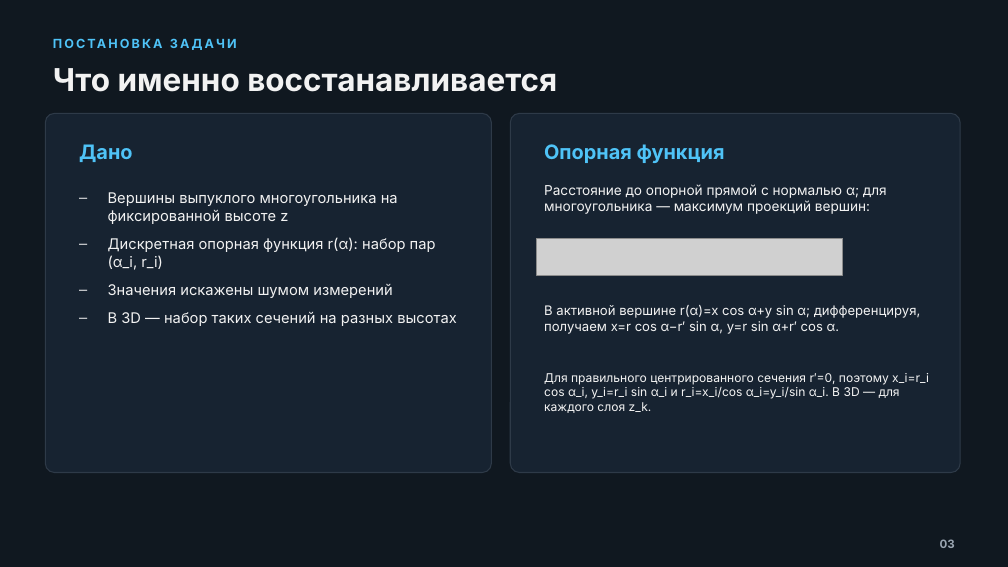
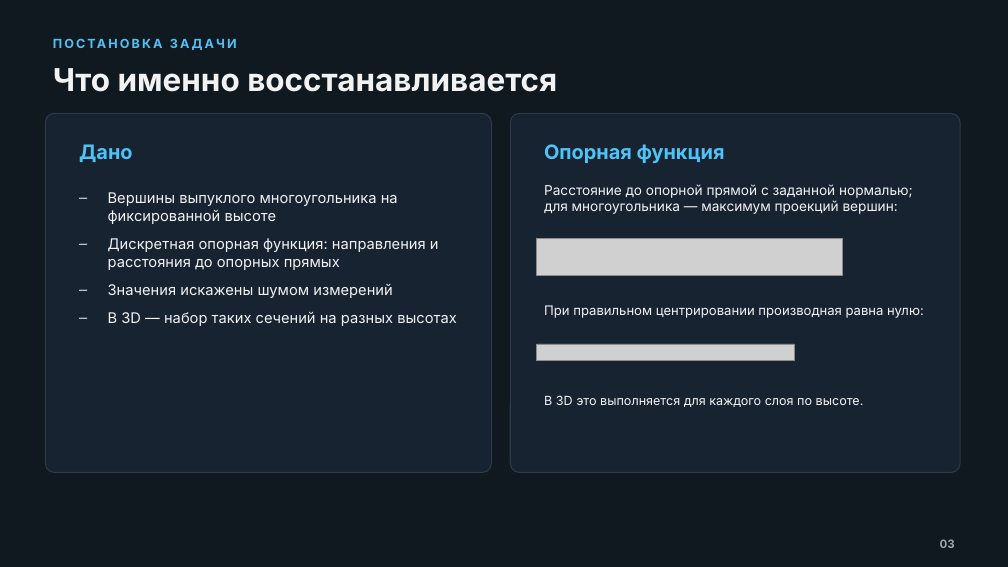
Before and after one commit to AlexQuasarStudio/Ogranka, a slide deck: slide 3 of point-cloud-3d-recovery.pptx. Drawn at 1008x567 pixels with LibreOffice and Linux fonts; fonts in the diff are those of the drawing; grey boxes stand for pictures. Boxes give left, top, right and bottom in pixels: in the first picture for what was removed or moved away, otherwise in the second. Text is boxed around its words. In the diff, an @@ line names an element or a change of style, - is before the commit and + after.

```diff
--- a/point-cloud-3d-recovery.pptx
+++ b/point-cloud-3d-recovery.pptx
@@ text at (108,192,439,270): text changed @@
-– Вершины выпуклого многоугольника на фиксированной высоте z
-– Дискретная опорная функция r(α): набор пар (α_i, r_i)
+– Вершины выпуклого многоугольника на фиксированной высоте
+– Дискретная опорная функция: направления и расстояния до опорных прямых
@@ text at (544,184,913,214): text changed @@
-Расстояние до опорной прямой с нормалью α; для многоугольника — максимум проекций вершин:
+Расстояние до опорной прямой с заданной нормалью; для многоугольника — максимум проекций вершин:
@@ text at (544,305,924,318): text changed @@
-В активной вершине r(α)=x cos α+y sin α; дифференцируя, получаем x=r cos α−r′ sin α, y=r sin α+r′ cos α.
+При правильном центрировании производная равна нулю:
@@ picture added at (537,344,795,361) @@
@@ text removed at (544,373,929,413) @@
-Для правильного центрированного сечения r′=0, поэтому x_i=r_i cos α_i, y_i=r_i sin α_i и r_i=x_i/cos α_i=y_i/sin α_i. В 3D — для каждого слоя z_k.
@@ text added at (544,395,864,407), 12 pt, text #F2F2F2 @@
+В 3D это выполняется для каждого слоя по высоте.
```
Also in this commit, not shown: 14 other slides changed, 1 other file.
